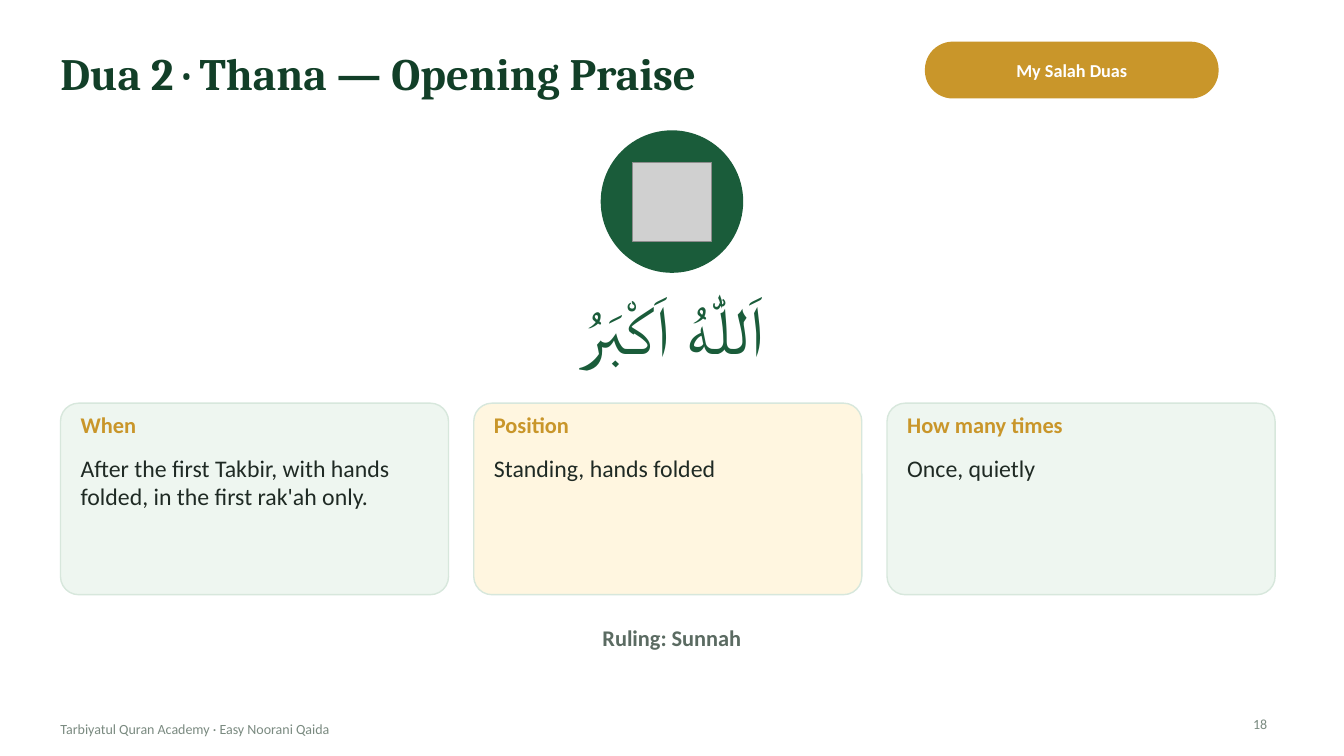
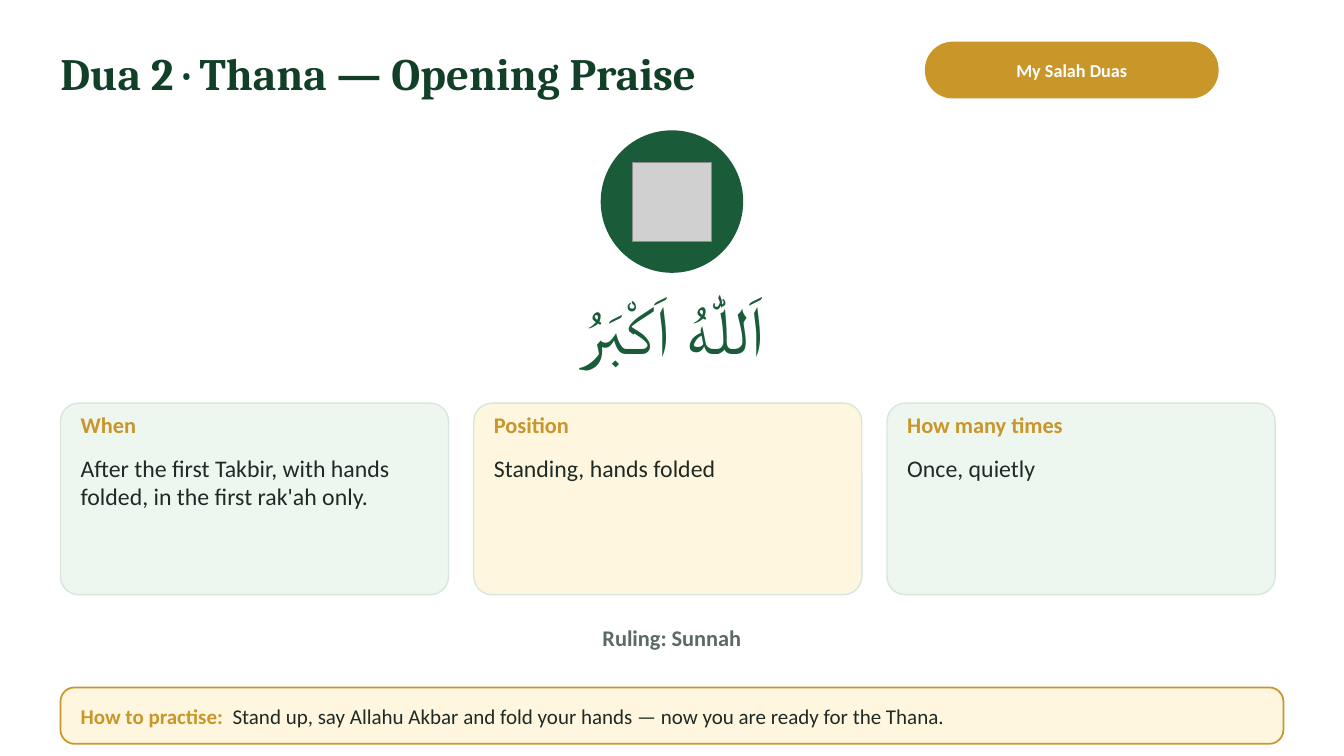
Before and after one commit to ibnhosain/TQA-Management-System, a slide deck: slide 18 of backend/core/deck_seed/easy-noorani-qaida-lecture-02-student.pptx. Drawn at 1344x756 pixels with LibreOffice and Linux fonts; fonts in the diff are those of the drawing; grey boxes stand for pictures; background and template pictures are left out. Boxes give left, top, right and bottom in pixels: in the first picture for what was removed or moved away, otherwise in the second. Text is boxed around its words. In the diff, an @@ line names an element or a change of style, - is before the commit and + after.

```diff
--- a/backend/core/deck_seed/easy-noorani-qaida-lecture-02-student.pptx
+++ b/backend/core/deck_seed/easy-noorani-qaida-lecture-02-student.pptx
@@ rounded rectangle added at (x1=60, y1=688, x2=1284, y2=744), fill #FFF6E0, outline #C9962A 1.25 pt @@
@@ text added at (x1=81, y1=709, x2=944, y2=728), 15 pt, text #1F2A24 @@
+How to practise: Stand up, say Allahu Akbar and fold your hands — now you are ready for the Thana.
@@ page number removed at (x1=1253, y1=719, x2=1267, y2=729) @@
-18
@@ text removed at (x1=60, y1=724, x2=329, y2=736) @@
-Tarbiyatul Quran Academy · Easy Noorani Qaida
```
Also in this commit, not shown: 23 other slides changed, 2 other files.
